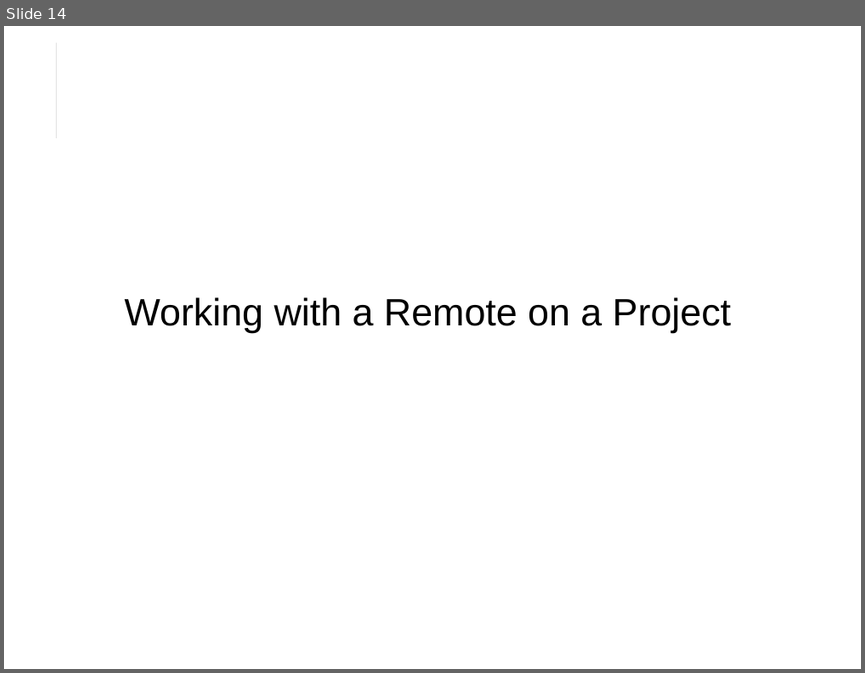
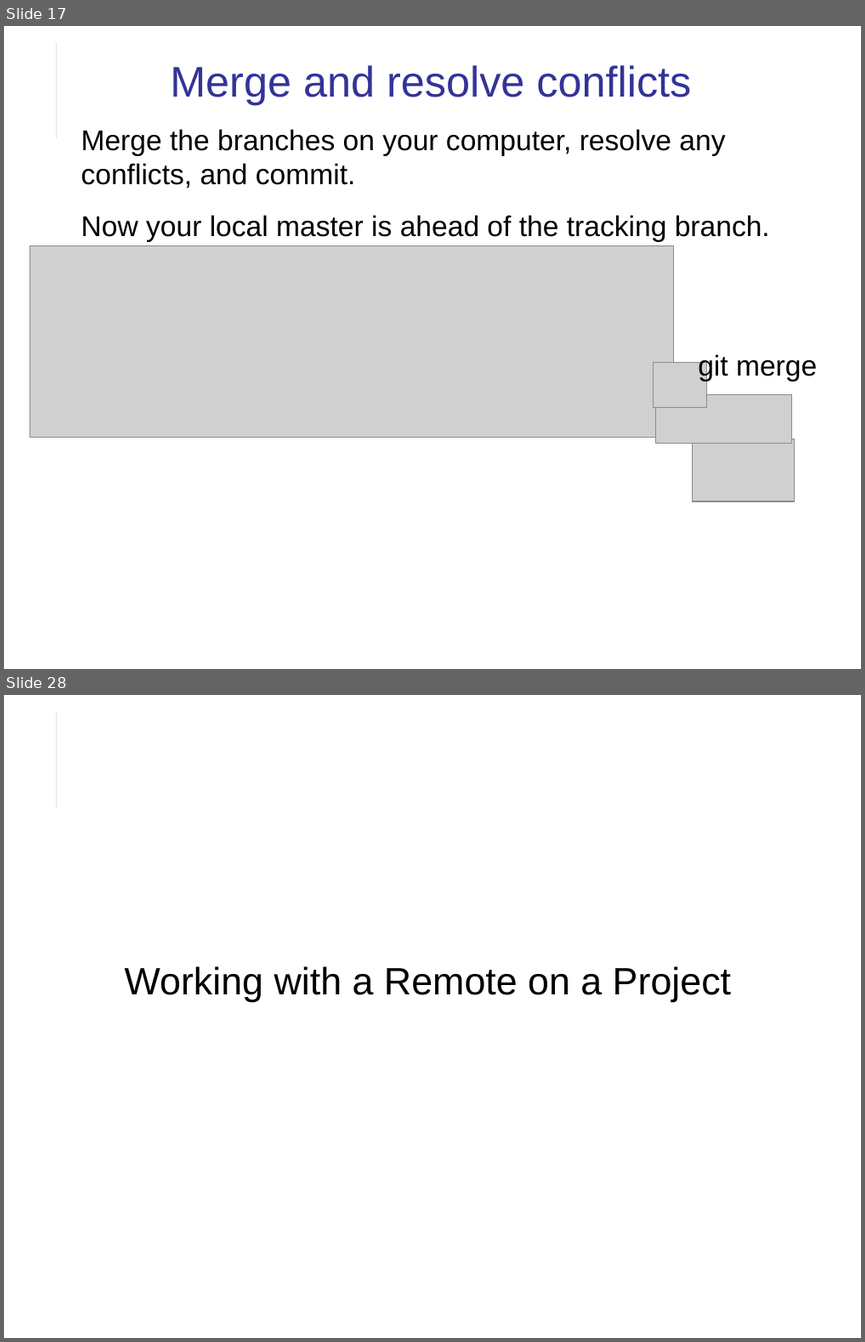
Before and after one commit to cpske/ISP, a slide deck: git/Git-Remotes.odp. Shown one above the other, each under a label of ours: slide 14 before the commit, slides 17 and 28 after it; the slides between them are not shown. The pictures are 865x673 and 865x1342 pixels, drawn with LibreOffice and Linux fonts; fonts in the diff are those of the drawing; grey boxes stand for pictures. Boxes give left, top, right and bottom in pixels: in the first picture for what was removed or moved away, otherwise in the second. Text is boxed around its words. In the diff, an @@ line names an element or a change of style, - is before the commit and + after.

```diff
--- a/git/Git-Remotes.odp
+++ b/git/Git-Remotes.odp
@@ slide 17 added at [4,26,861,669], background #FFFFFF; not listed: 2 template elements that a slide beside it also shows @@
@@ title added at [170,65,691,105], 36 pt, text #333399 @@
+Merge and resolve conflicts
@@ text added at [81,129,770,242], 24 pt, text #000000 @@
+Merge the branches on your computer, resolve any conflicts, and commit.
+Now your local master is ahead of the tracking branch.
@@ picture added at [30,245,673,437] @@
@@ text added at [698,354,817,381], 24 pt, text #000000 @@
+git merge
@@ picture added at [653,362,707,407] @@
@@ picture added at [655,394,791,442] @@
@@ picture added at [692,439,794,501] @@
@@ what was slide 14 is now slide 28 @@
```
Also in this commit, not shown: 8 slides changed, 13 other slides added, 9 other files.
